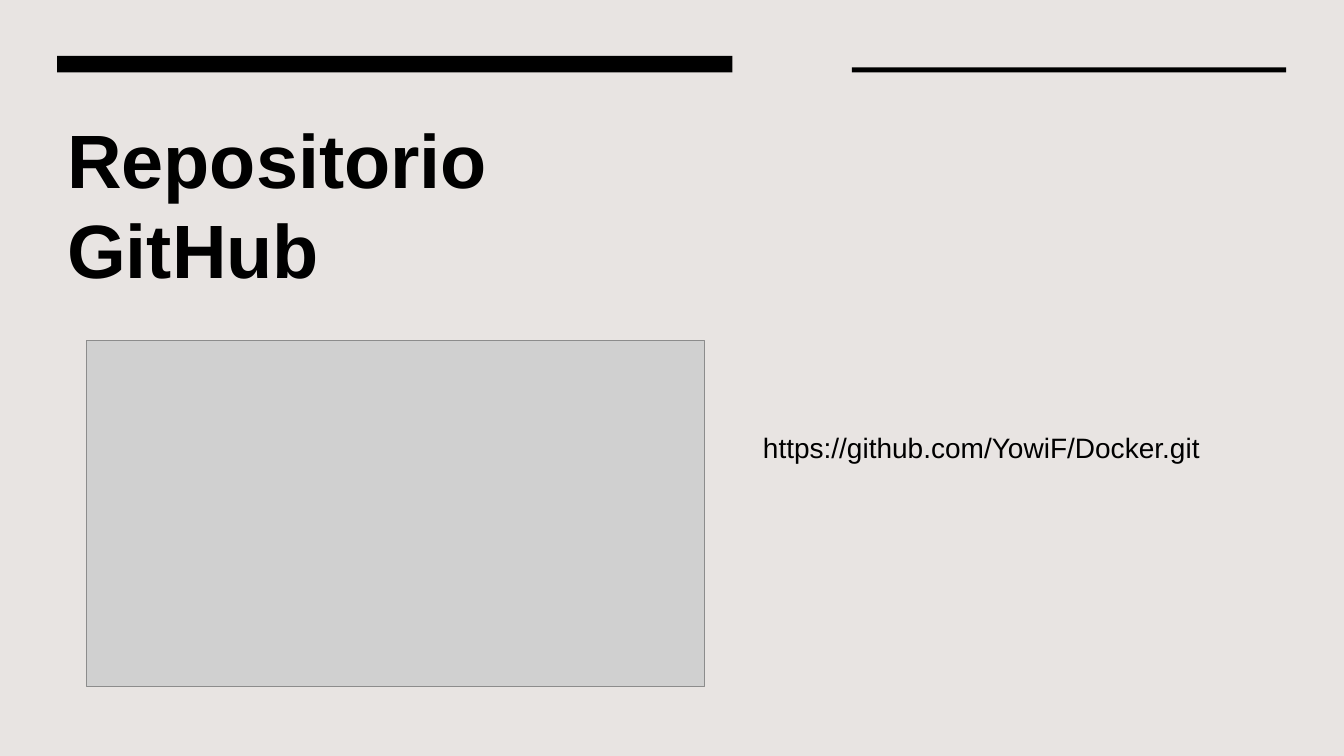
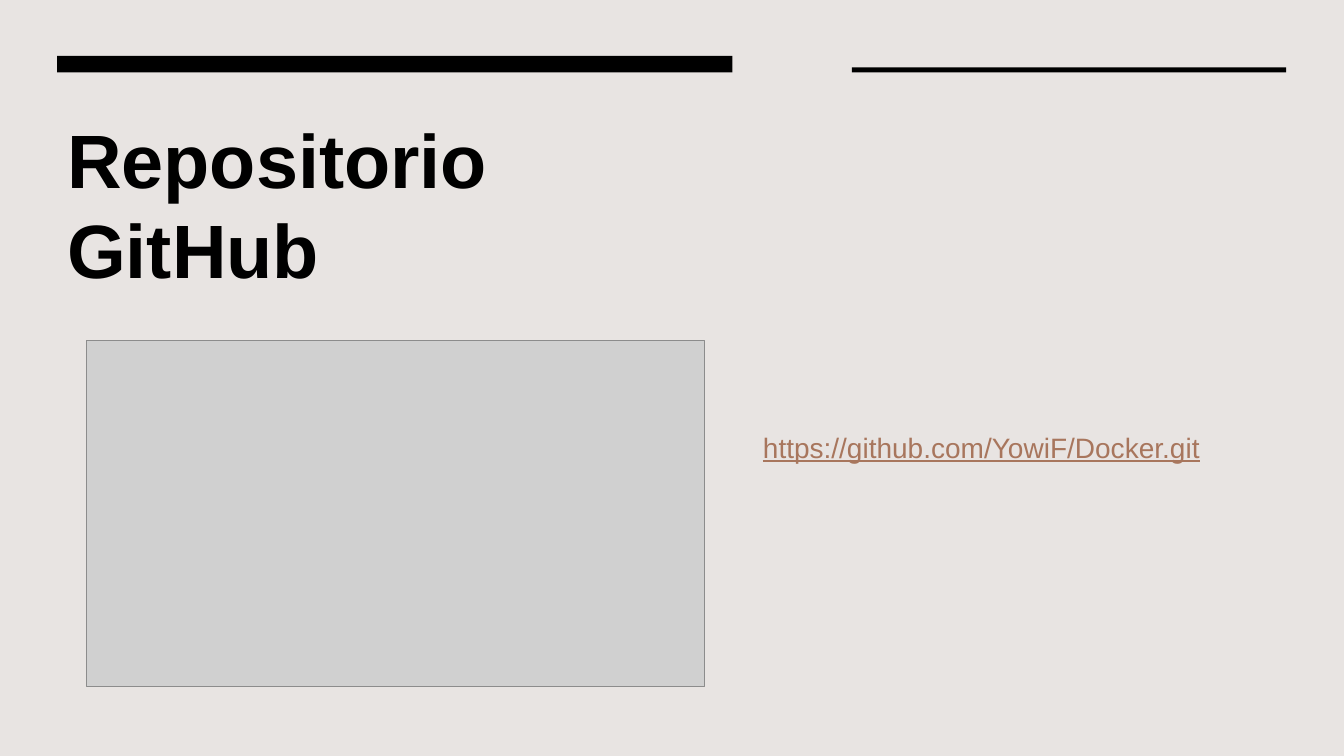
Before and after one commit to YowiF/Docker, a slide deck: slide 2 of TAREA DOCKER.pptx. Drawn at 1344x756 pixels with LibreOffice and Linux fonts; fonts in the diff are those of the drawing; grey boxes stand for pictures. Boxes give left, top, right and bottom in pixels: in the first picture for what was removed or moved away, otherwise in the second. Text is boxed around its words. In the diff, an @@ line names an element or a change of style, - is before the commit and + after.

Commit message:
Presentacion añadida

```diff
--- a/TAREA DOCKER.pptx
+++ b/TAREA DOCKER.pptx
@@ text "https://github.com/YowiF/Docker.git" at (763,437,1200,463): text colour #000000 to #A8765D, underline on @@
```
